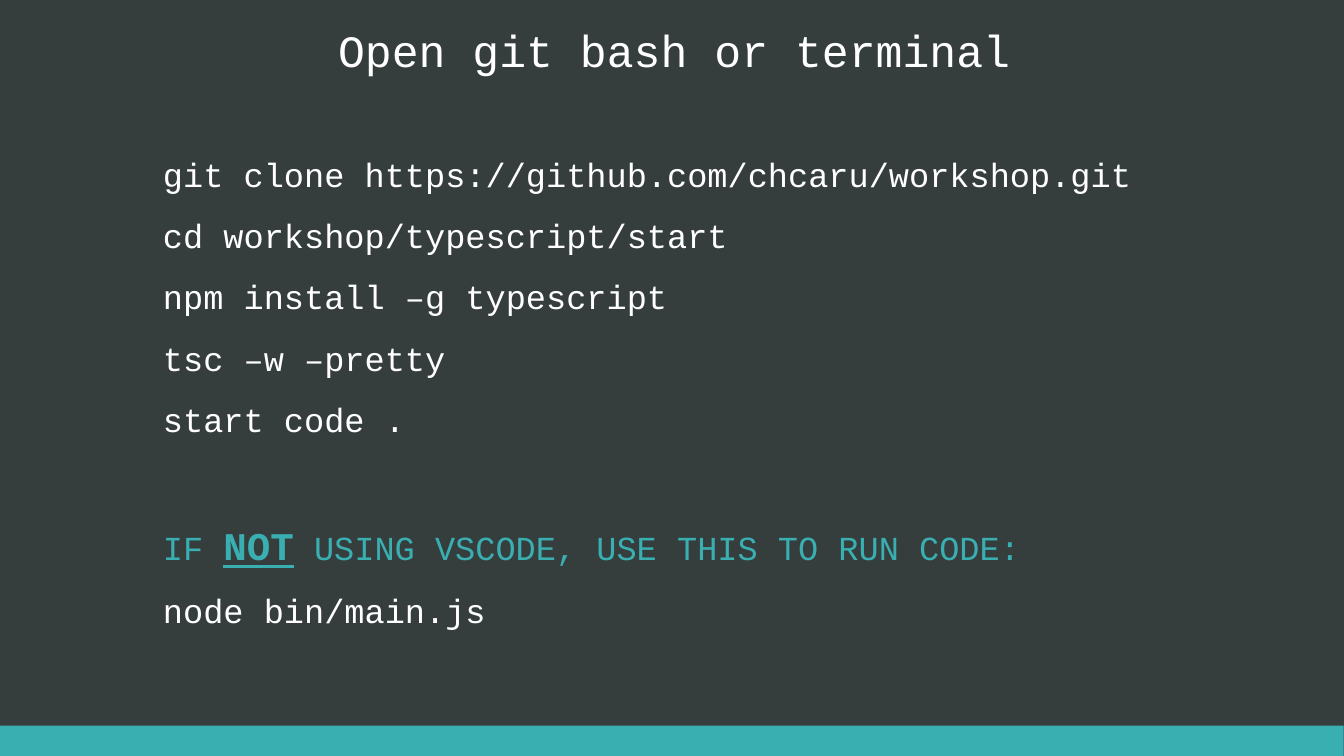
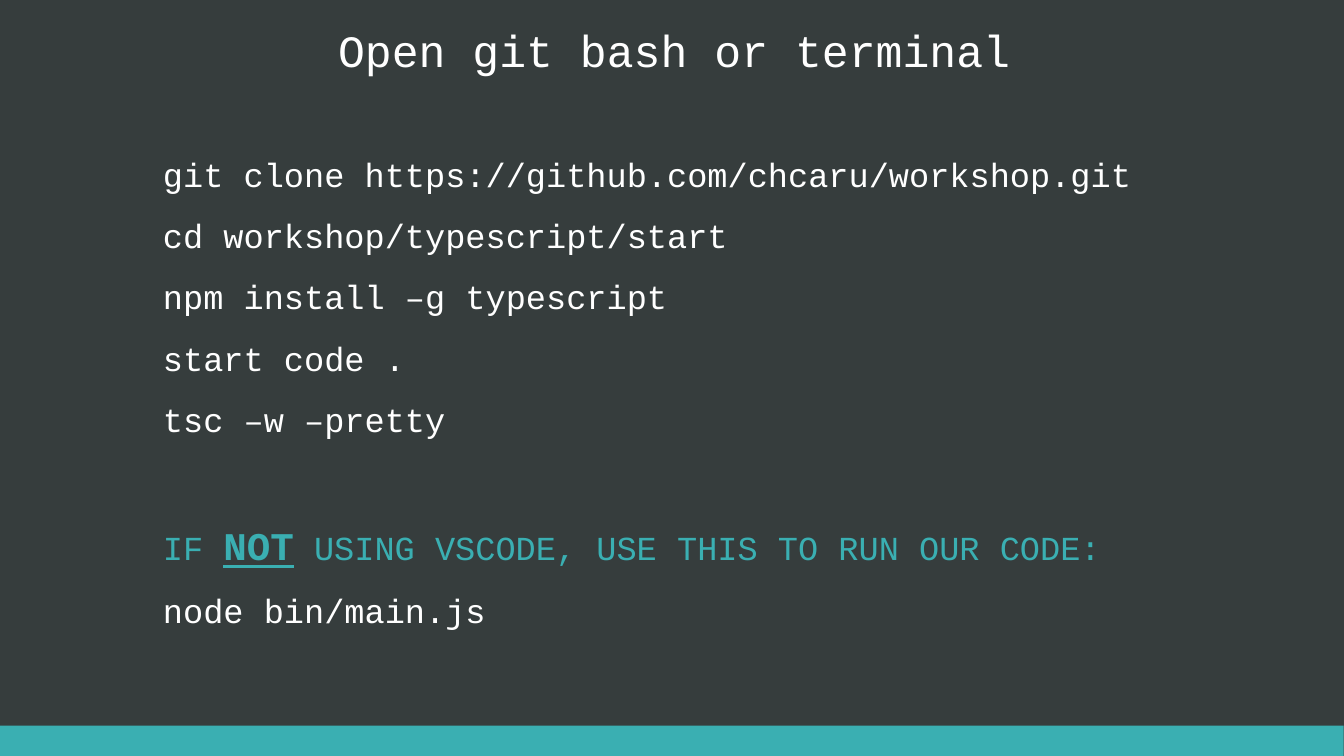
Before and after one commit to chcaru/workshop, a slide deck: slide 11 of typescript/presentation.pptx (slide 9 before the commit). Drawn at 1344x756 pixels with LibreOffice and Linux fonts; fonts in the diff are those of the drawing. Boxes give left, top, right and bottom in pixels: in the first picture for what was removed or moved away, otherwise in the second. Text is boxed around its words. In the diff, an @@ line names an element or a change of style, - is before the commit and + after.

Commit message:
added to the presentation

```diff
--- a/typescript/presentation.pptx
+++ b/typescript/presentation.pptx
@@ text at (163, 346, 365, 372): paragraph added @@
+start code .
@@ text at (163, 534, 1101, 568): text changed @@
-start code .
-IF NOT USING VSCODE, USE THIS TO RUN CODE:
+IF NOT USING VSCODE, USE THIS TO RUN OUR CODE:
```
Also in this commit, not shown: 5 other slides changed, 4 slides added, 2 slides removed.
